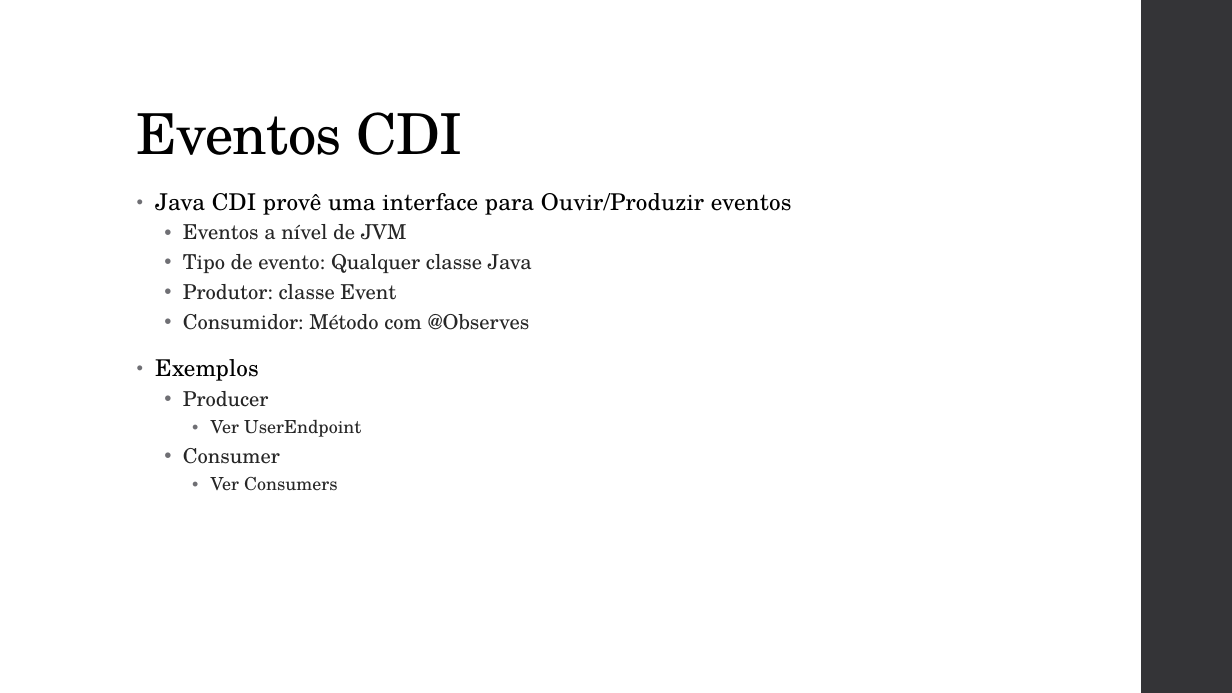
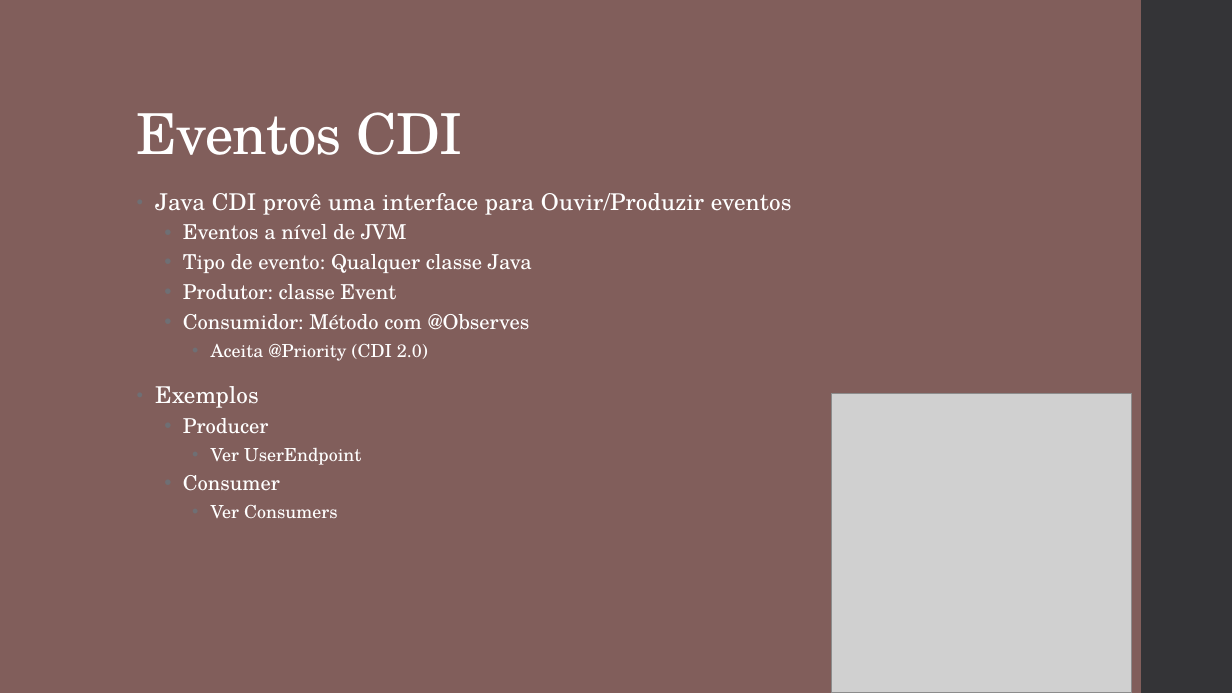
Before and after one commit to vepo/cdi-tutorial, a slide deck: slide 25 of resource/Java CDI.pptx (slide 23 before the commit). Drawn at 1232x693 pixels with LibreOffice and Linux fonts; fonts in the diff are those of the drawing; grey boxes stand for pictures. Boxes give left, top, right and bottom in pixels: in the first picture for what was removed or moved away, otherwise in the second. Text is boxed around its words. In the diff, an @@ line names an element or a change of style, - is before the commit and + after.

```diff
--- a/resource/Java CDI.pptx
+++ b/resource/Java CDI.pptx
@@ background #FFFFFF to #815E5B @@
@@ title "Eventos CDI" at (x1=137, y1=112, x2=462, y2=155): text colour #000000 to #FFFFFF @@
@@ text at (x1=155, y1=193, x2=792, y2=518): text colour #000000 to #FFFFFF in "Java CDI provê uma interface para Ouvir/Produzir ...", "Exemplos"; text colour #262626 to #FFFFFF in "Eventos a nível de JVM", "Tipo de evento: Qualquer classe Java", "Produtor: classe Event", "Consumidor: Método com @Observes" and 4 more places @@
@@ text at (x1=211, y1=344, x2=428, y2=361): paragraph added @@
+    • Aceita @Priority (CDI 2.0)
@@ picture added at (x1=832, y1=394, x2=1131, y2=693) @@
```
Also in this commit, not shown: 23 other slides changed, 4 slides added, 6 other files.
